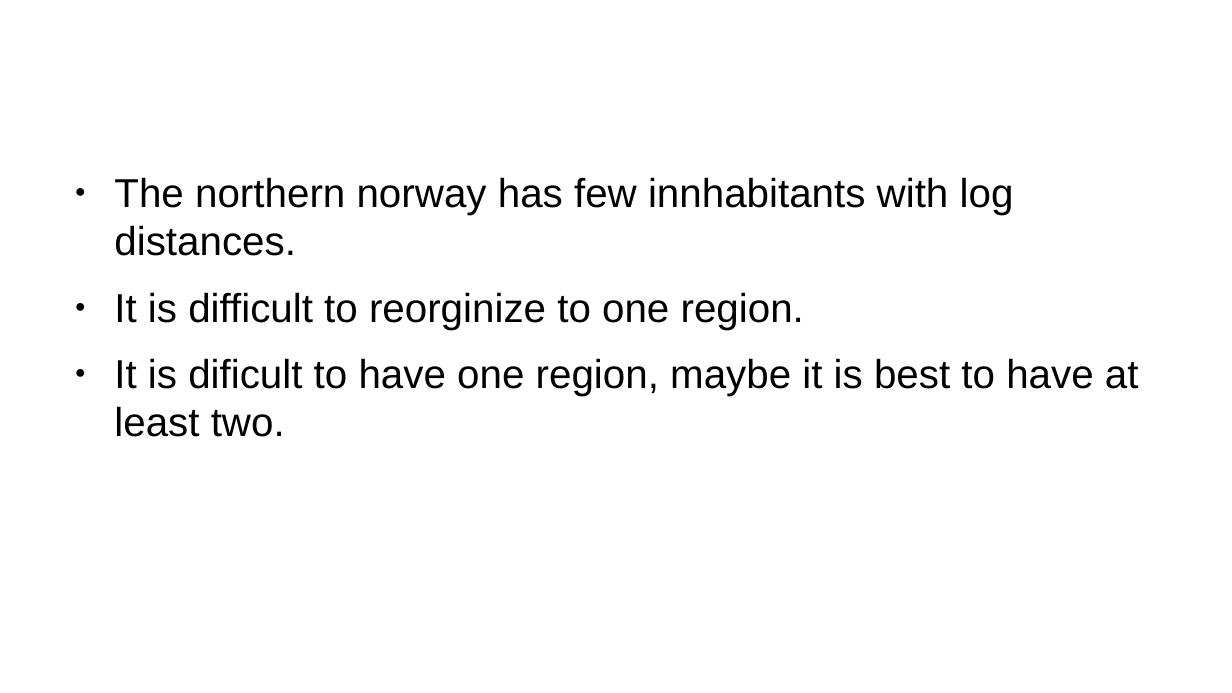
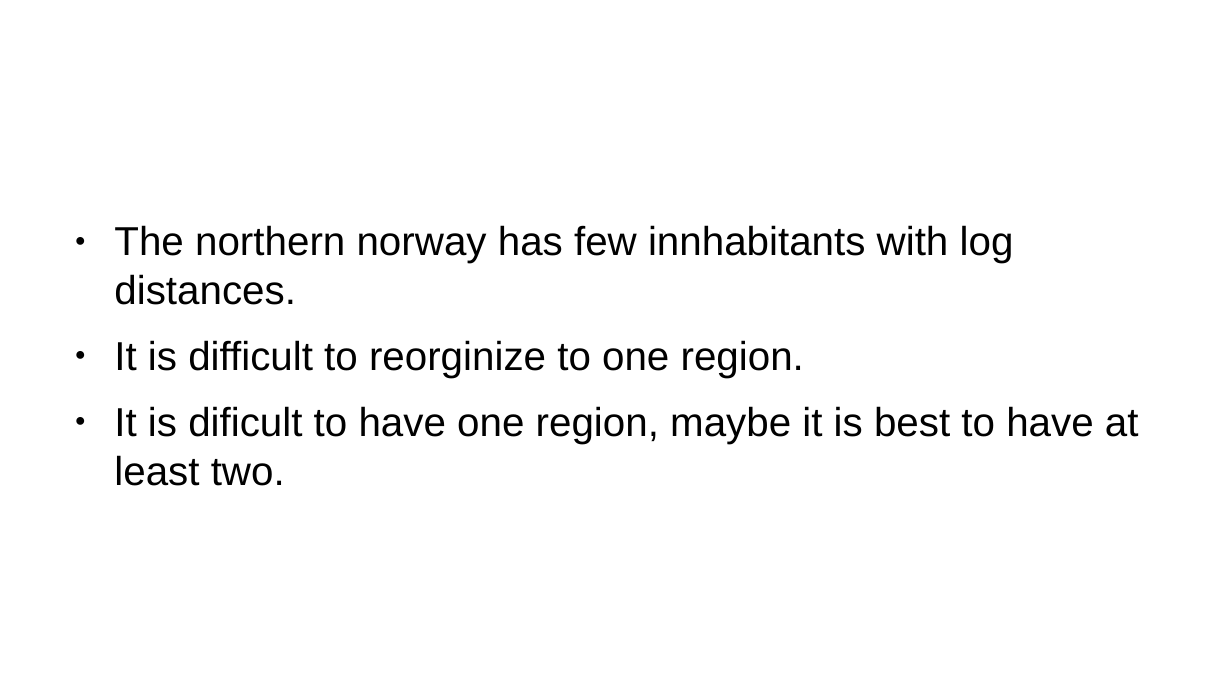
Before and after one commit to perhenrik90/Coursera_Capstone, a slide deck: slide 7 of presentasion.odp (slide 8 before the commit). Drawn at 1232x693 pixels with LibreOffice and Linux fonts; fonts in the diff are those of the drawing; background and template pictures are left out. Boxes give left, top, right and bottom in pixels: in the first picture for what was removed or moved away, otherwise in the second. Text is boxed around its words. In the diff, an @@ line names an element or a change of style, - is before the commit and + after.

```diff
--- a/presentasion.odp
+++ b/presentasion.odp
@@ text "The northern norway has few ...": place and size @@
-text "The northern norway has few ..." at (114, 177, 1139, 437)
+text "The northern norway has few ..." at (114, 225, 1139, 486)
```
Also in this commit, not shown: 3 other slides changed, 3 slides added, 4 slides removed, 1 other file.
